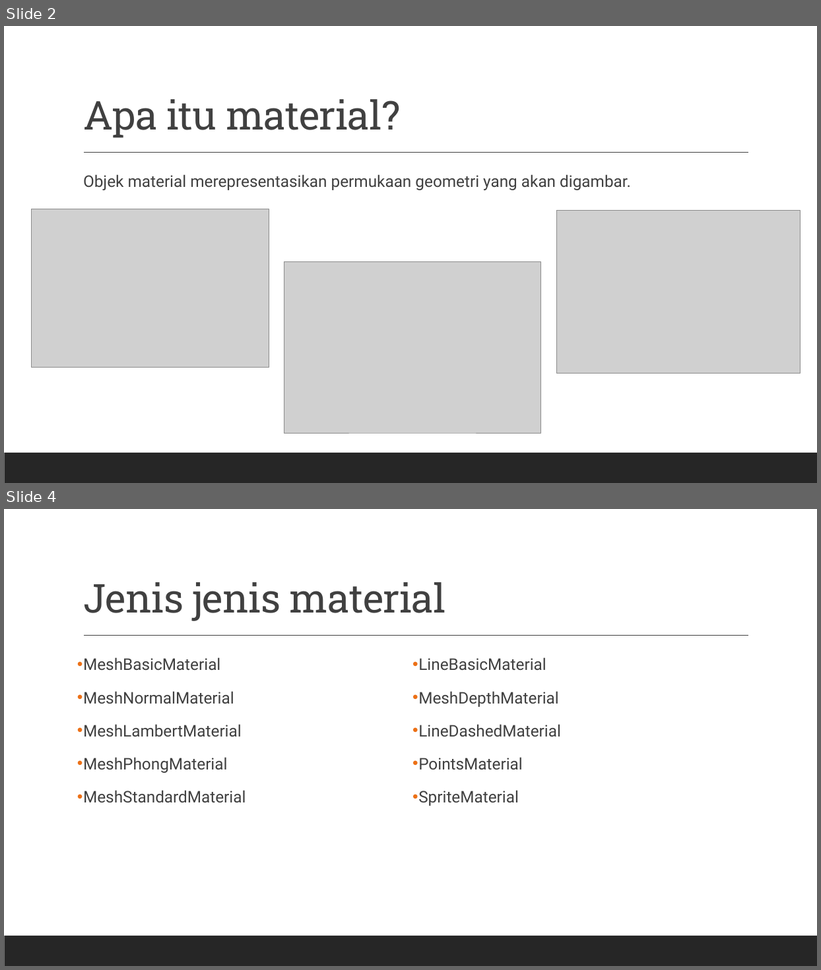
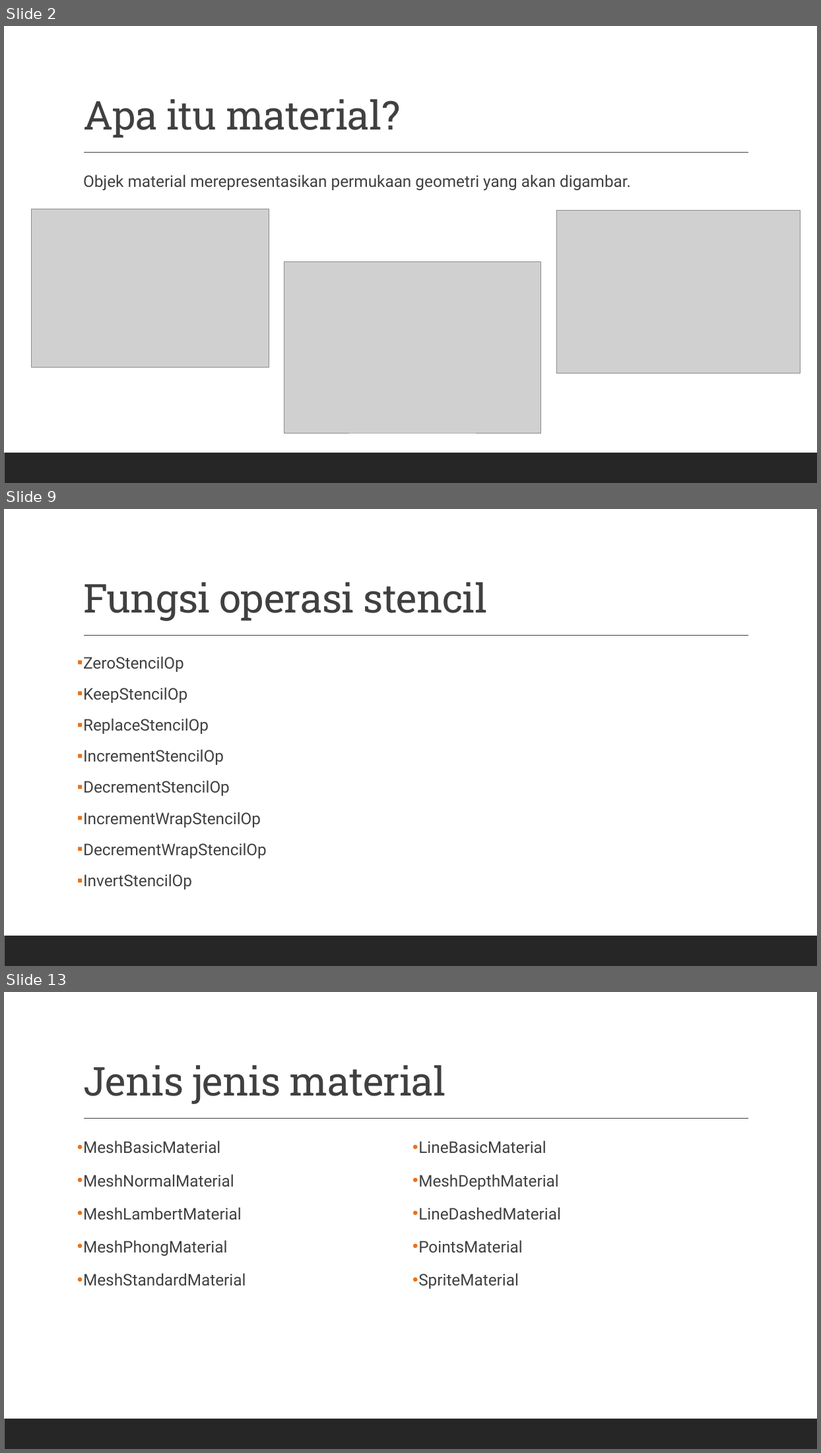
Before and after one commit to grafkom-2020/presentasi-threejs-grafkom-gang, a slide deck: documents/MATERIAL.pptx. Shown one above the other, each under a label of ours: slides 2 and 4 before the commit, slides 2, 9 and 13 after it; the slides between them are not shown. The pictures are 821x970 and 821x1453 pixels, drawn with LibreOffice and Linux fonts; fonts in the diff are those of the drawing; grey boxes stand for pictures. Boxes give left, top, right and bottom in pixels: in the first picture for what was removed or moved away, otherwise in the second. Text is boxed around its words. In the diff, an @@ line names an element or a change of style, - is before the commit and + after.

Commit message:
Stencil and blending

```diff
--- a/documents/MATERIAL.pptx
+++ b/documents/MATERIAL.pptx
@@ slide 9 added at <box>4,509,817,966</box>, background #FFFFFF; not listed: 2 template elements that a slide beside it also shows @@
@@ title added at <box>83,582,488,621</box>, 47 pt, text #404040 @@
+Fungsi operasi stencil
@@ text added at <box>83,656,267,890</box>, 19 pt, text #404040 @@
+▪ ZeroStencilOp
+▪ KeepStencilOp
+▪ ReplaceStencilOp
+▪ IncrementStencilOp
+▪ DecrementStencilOp
+▪ IncrementWrapStencilOp
+▪ DecrementWrapStencilOp
+▪ InvertStencilOp
@@ what was slide 4 is now slide 13 @@
```
Also in this commit, not shown: 1 slide changed, 8 other slides added.
